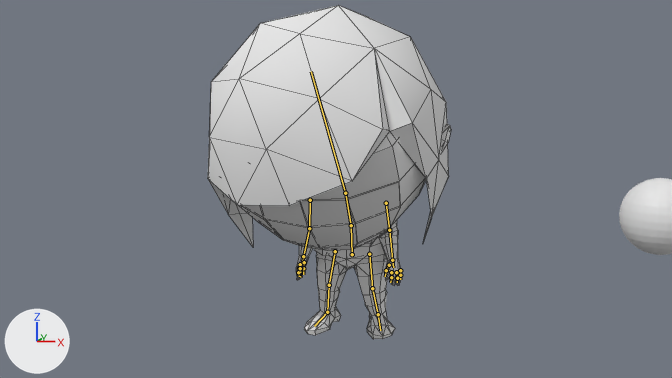
An edit to the Blender file raw/models/characters/marks/nova-kid.blend, drawn before and after from the same camera.
Camera for both pictures: the file's camera 'Camera'. Lighting does not change. The marker at lower left points along +X, +Y and +Z. Both versions are drawn at frame 52 of the action 'sleepy_yawn'; the numbers are the values there. The bones that bend it are drawn over the model as lines. Mesh edges are drawn as thin lines on the coarser meshes.

In view in the first picture: 'Sphere', 'face', 'hair-straight', 'novakid', 'tshirt'.
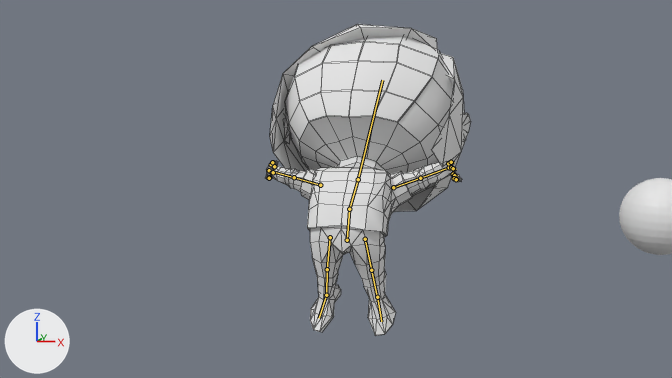
Changed parts and their boxes [x1, y1, x2, y2] in the pictures (672 x 378 px):
'hair-straight', posed (19% narrower, 22% shorter): before [208, 5, 449, 247]; after [270, 24, 466, 212]
'novakid', posed: before [296, 124, 451, 339]; after [265, 36, 471, 336]
'face', posed: before [238, 183, 400, 251]; after [295, 41, 438, 122]
bone 'spine.lower', root to tip: before (352, 254) to (351, 225); after (347, 240) to (349, 209)
bone 'spine.upper', root to tip: before (351, 225) to (345, 193); after (349, 209) to (358, 179)
bone 'head', root to tip: before (345, 193) to (311, 71); after (358, 179) to (382, 80)
bone 'arm.hand.L', root to tip: before (392, 260) to (393, 267); after (449, 167) to (451, 170)
bone 'arm.lower.R', root to tip: before (309, 228) to (303, 256); after (294, 177) to (269, 170)
bone 'arm.hand.R', root to tip: before (303, 256) to (302, 263); after (269, 170) to (271, 170)

What the commit changed:
Bone 'spine.lower' (bone_spine_lower) moves from (0.0, -0.12, -0.41) to (0.0, 0.6, 0.34).
Bone 'spine.lower' (bone_spine_lower) turns from (6, 0, 0) to (-21, 0, 0) degrees about its own x, y and z.
Bone 'spine.upper' (bone_spine_upper) turns from (32, 0, 0) to (-28, 0, 0) degrees about its own x, y and z.
Bone 'head' (bone_head) turns from (6, 0, 0) to (-1, 0, 0) degrees about its own x, y and z.
Bone 'arm.hand.L' (bone_arm_hand_l) turns from (-1, -1, 2) to (-63, -10, 94) degrees about its own x, y and z.
Bone 'arm.lower.R' (bone_arm_lower_r) turns from (0, -1, 0) to (1, -34, -2) degrees about its own x, y and z.
Bone 'arm.hand.R' (bone_arm_hand_r) turns from (-1, 1, -1) to (-78, 10, -92) degrees about its own x, y and z.
Bone 'arm.hand.ik.L' (bone_arm_hand_ik_l) moves from (2.83, -0.37, -0.77) to (-2.21, 1.37, 0.78).
Bone 'arm.elbow.target.L' (bone_arm_elbow_target_l) moves from (-1.71, 2.26, -2.09) to (-3.96, 2.86, -2.22).
Bone 'leg.foot.ik.R' (bone_leg_foot_ik_r) moves from (0.01, 0.44, 0.32) to (0.7, 0.3, 0.24).
Bone 'leg.foot.ik.R' (bone_leg_foot_ik_r) turns from (-19, -1, -1) to (-23, -15, -43) degrees about its own x, y and z.
Bone 'arm.hand.ik.R' (bone_arm_hand_ik_r) moves from (-2.9, -0.24, -0.71) to (1.58, 1.31, 0.94).
Bone 'arm.elbow.target.R' (bone_arm_elbow_target_r) moves from (1.84, 2.23, -2.08) to (4.43, 3.26, -2.02).
Bone 'leg.foot.ik.L' (bone_leg_foot_ik_l) moves from (-0.04, 0.54, 0.32) to (-0.73, 0.41, 0.24).
Bone 'leg.foot.ik.L' (bone_leg_foot_ik_l) turns from (-19, 1, 2) to (-24, 13, 51) degrees about its own x, y and z.
